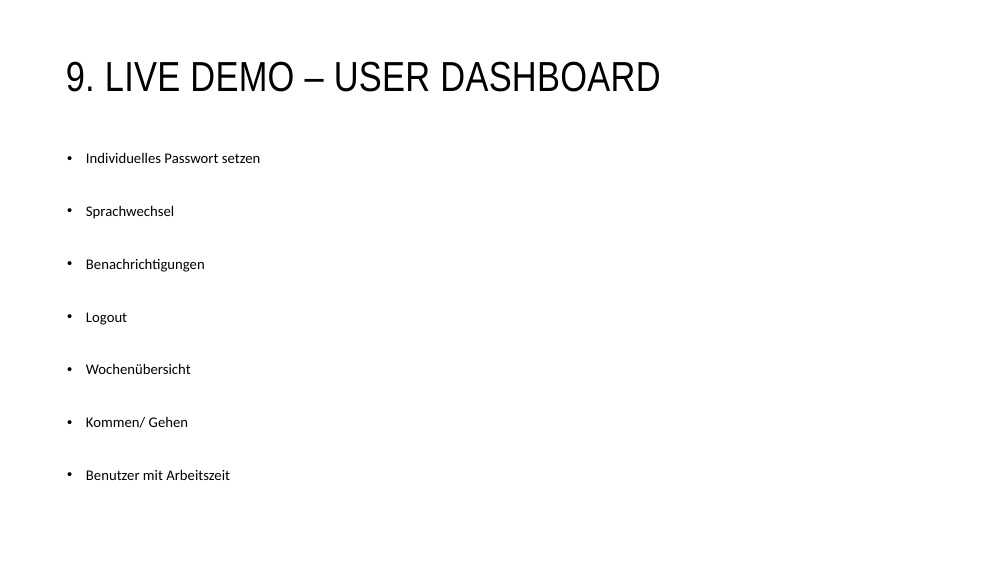
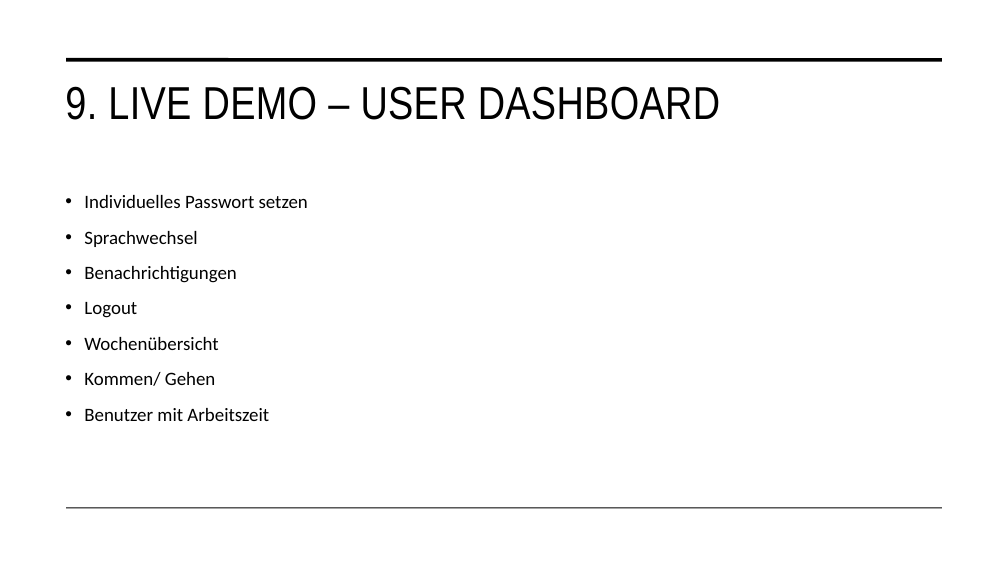
Before and after one commit to malu254/Eifrige-Otter-PM, a slide deck: slide 27 of Abgabe/Dokumentation/Präsentation.pptx (slide 21 before the commit). Drawn at 1008x567 pixels with LibreOffice and Linux fonts; fonts in the diff are those of the drawing. Boxes give left, top, right and bottom in pixels: in the first picture for what was removed or moved away, otherwise in the second. Text is boxed around its words. In the diff, an @@ line names an element or a change of style, - is before the commit and + after.

```diff
--- a/Abgabe/Dokumentation/Präsentation.pptx
+++ b/Abgabe/Dokumentation/Präsentation.pptx
@@ title "9. LIVE DEMO – USER ...": place and size @@
-title "9. LIVE DEMO – USER ..." at <box>66,61,660,92</box>
+title "9. LIVE DEMO – USER ..." at <box>65,86,720,120</box>
@@ title "9. LIVE DEMO – USER ..." at <box>65,86,720,120</box>: size 40 to 44 pt; line spacing 1 to 0.9 @@
@@ line added from (66, 60) to (942, 60), #000000 3.5 pt @@
@@ text "Individuelles Passwort setzen": place and size @@
-text "Individuelles Passwort setzen" at <box>86,152,260,480</box>
+text "Individuelles Passwort setzen" at <box>84,195,308,421</box>
@@ text "Individuelles Passwort setzen" at <box>84,195,308,421</box>: size 14 to 18 pt; line spacing 0.9 to 1.1 @@
@@ line added from (66, 508) to (942, 508), #000000 1 pt @@
```
Also in this commit, not shown: 5 other slides changed, 6 slides added.
